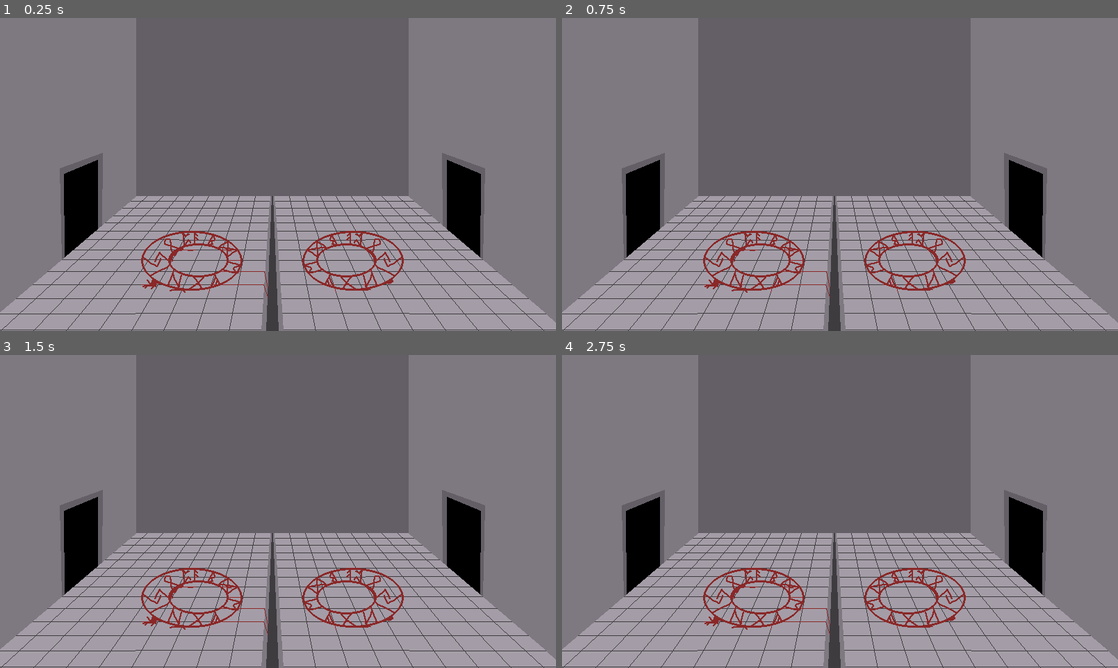
Above: before the commit, frames 1-4 (two rows, left to right).
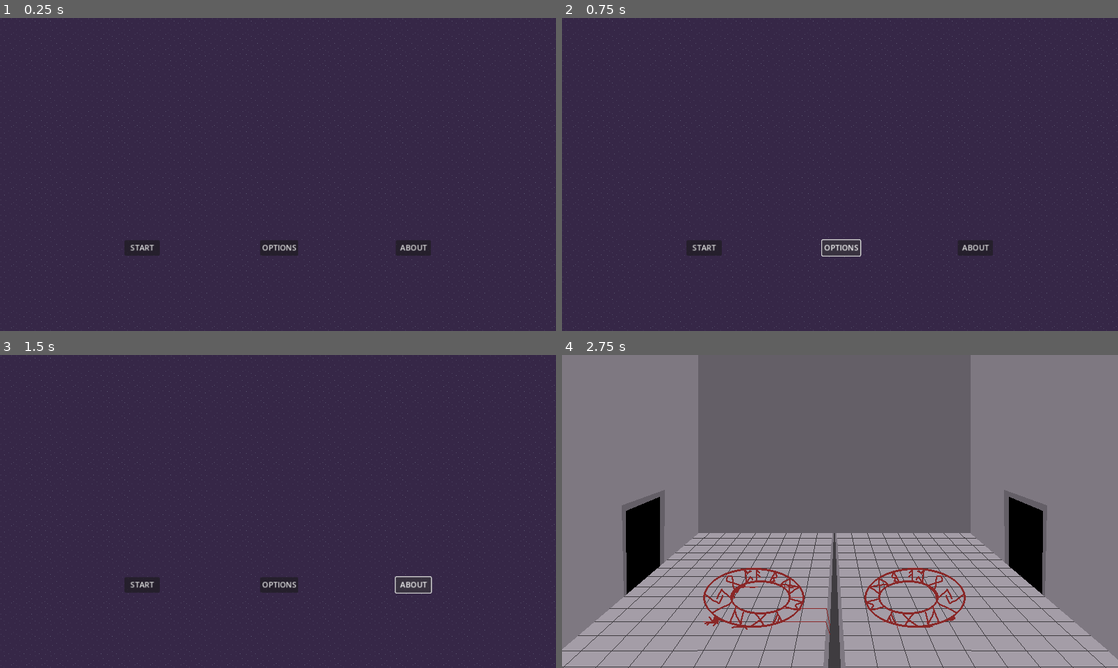
Above: after the commit, the same moments.

Repository: lewis785/ludum-dare-55
Game: Godot game, scene res://scenes/levels/main_menu.tscn
Same seed, same stepped clock (60 frames per second), same inputs: the game is played once before the commit and once after it. Before the commit the project starts from res://scenes/levels/sliding_window.tscn.
Inputs (mouse positions are in pixels of both pictures, inside the frame that each line leads up to):
- Up to frame 1 (0.25 s): no input
- Up to frame 2 (0.75 s): click (840, 246) at 0.5 s, where only the run after the commit has a clickable "OPTIONS"
- Up to frame 3 (1.5 s): click (411, 583) at 1.25 s, where only the run after the commit has a clickable "ABOUT"
- Up to frame 4 (2.75 s): click (706, 583) at 2 s, where only the run after the commit has a clickable "START"

The runs differ from the first frame. In frame 1, 97% of the frame differs, in the area x 0-100%, y 0-100%; in frame 2, 97%; in frame 3, 97%; in frame 4, nothing differs.

Commit message:
ADD Main menu

Diff:
--- a/project.godot
+++ b/project.godot
@@ -11,7 +11,7 @@
 [application]
 
 config/name="Ludum-dare-55"
-run/main_scene="res://scenes/levels/sliding_window.tscn"
+run/main_scene="res://scenes/levels/main_menu.tscn"
 config/features=PackedStringArray("4.2", "GL Compatibility")
 config/icon="res://icon.svg"
 
--- /dev/null
+++ b/scenes/levels/main_menu.gd
@@ -0,0 +1,15 @@
+extends Node2D
+
+
+# Called when the node enters the scene tree for the first time.
+func _ready():
+	pass # Replace with function body.
+
+
+# Called every frame. 'delta' is the elapsed time since the previous frame.
+func _process(delta):
+	pass
+
+
+func _on_start_button_pressed():
+	get_tree().change_scene_to_file("res://scenes/levels/sliding_window.tscn")
--- a/scenes/levels/main_menu.tscn
+++ b/scenes/levels/main_menu.tscn
@@ -1,11 +1,62 @@
-[gd_scene load_steps=2 format=3 uid="uid://dq7tt8ts4orc8"]
+[gd_scene load_steps=3 format=3 uid="uid://dq7tt8ts4orc8"]
 
+[ext_resource type="Script" path="res://scenes/levels/main_menu.gd" id="1_3vlcw"]
 [ext_resource type="Texture2D" uid="uid://bqc7gro62qhdq" path="res://assets/backgrounds/background_1.png" id="1_txxjm"]
 
 [node name="MainMenu" type="Node2D"]
+script = ExtResource("1_3vlcw")
 
 [node name="TextureRect" type="TextureRect" parent="."]
 offset_right = 1152.0
 offset_bottom = 649.0
 texture = ExtResource("1_txxjm")
 stretch_mode = 1
+
+[node name="Node" type="Node" parent="."]
+
+[node name="StartButton" type="Button" parent="Node"]
+anchors_preset = 8
+anchor_left = 0.5
+anchor_top = 0.5
+anchor_right = 0.5
+anchor_bottom = 0.5
+offset_left = -318.0
+offset_top = 136.0
+offset_right = -245.0
+offset_bottom = 167.0
+grow_horizontal = 2
+grow_vertical = 2
+text = "START"
+
+[node name="OptionsButton" type="Button" parent="Node"]
+anchors_preset = 8
+anchor_left = 0.5
+anchor_top = 0.5
+anchor_right = 0.5
+anchor_bottom = 0.5
+offset_left = -37.0
+offset_top = 136.0
+offset_right = 42.0
+offset_bottom = 167.0
+grow_horizontal = 2
+grow_vertical = 2
+size_flags_horizontal = 4
+text = "OPTIONS
+"
+
+[node name="AboutButton" type="Button" parent="Node"]
+anchors_preset = 8
+anchor_left = 0.5
+anchor_top = 0.5
+anchor_right = 0.5
+anchor_bottom = 0.5
+offset_left = 244.0
+offset_top = 136.0
+offset_right = 317.0
+offset_bottom = 167.0
+grow_horizontal = 2
+grow_vertical = 2
+text = "ABOUT
+"
+
+[connection signal="pressed" from="Node/StartButton" to="." method="_on_start_button_pressed"]
--- a/scenes/levels/sliding_window.gd
+++ b/scenes/levels/sliding_window.gd
@@ -17,7 +17,7 @@
 func _ready():
 	print("creating room ")
 	for i in range(roomNumber):
-		print(i)
+		#print(i)
 		var instance = roomScene.instantiate()
 		instance.position = Vector2((800*i), 0)
 		rooms.push_front(instance)
@@ -27,8 +27,8 @@
 	print(event)
 	if(Input.is_key_pressed(KEY_ENTER)):	#UPDATE WHEN BATTLE ENDS
 		if(target<=roomNumber-2):
-			print(target)
-			print(roomNumber)
+			#print(target)
+			#print(roomNumber)
 			target+=1
 			target_coordinates = Vector2(400+(800*target), 225)
 
